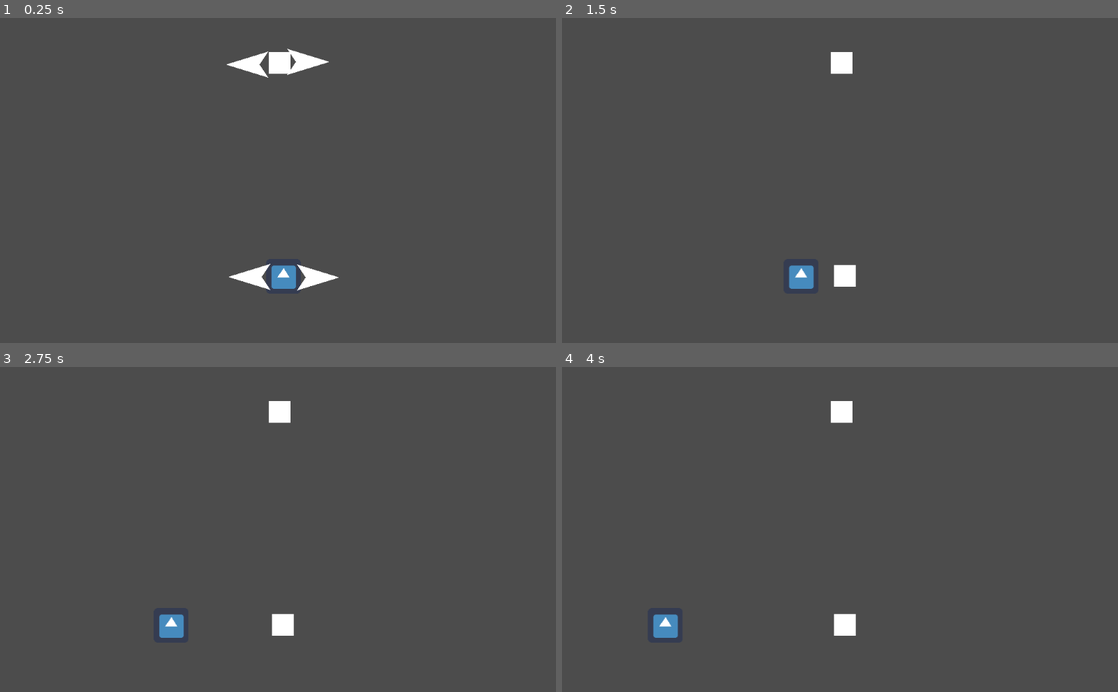
Above: before the commit, frames 1-4 (two rows, left to right).
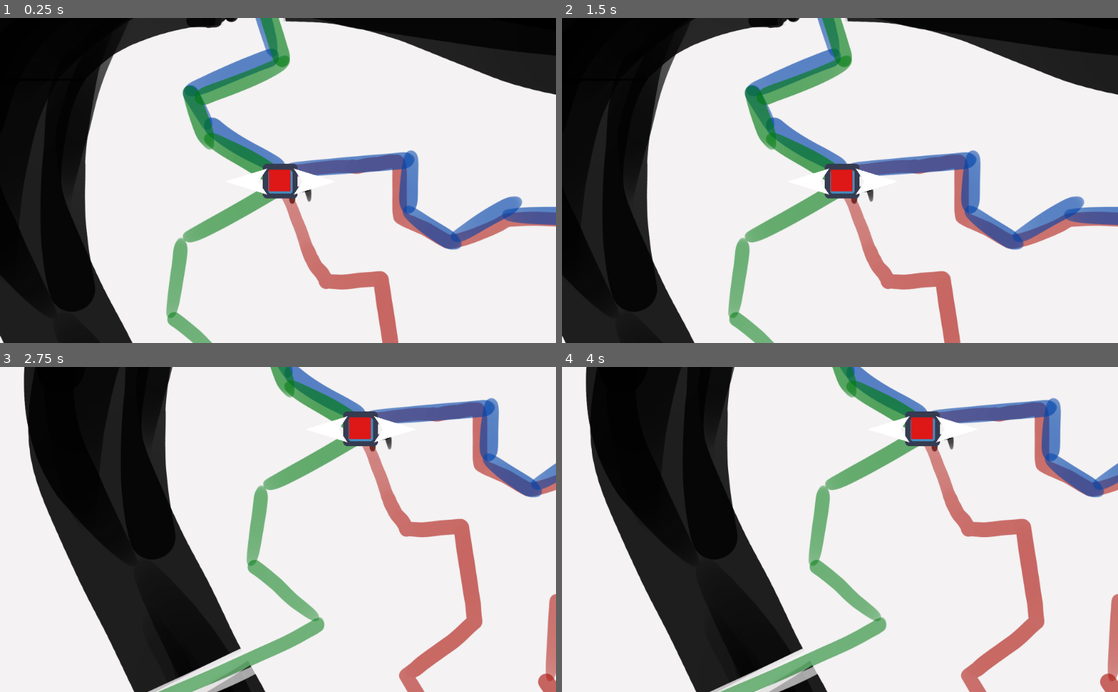
Above: after the commit, the same moments.

Repository: Arttu-Lakkala/Game_Jam_2023
Game: Godot game, scene res://City_Map.tscn
The game is run twice, just before and just after one commit, with the same random seed, the same clock (stepped at 60 frames per second) and the same inputs. Before the commit the project has no main scene; this scene is started directly in both runs. The engine's default icon, where the game draws it, is replaced by a stand-in: a white triangle on a blue panel in a dark square.
Inputs (mouse positions are in pixels of both pictures, inside the frame that each line leads up to):
- Up to frame 1 (0.25 s): no input
- Up to frame 2 (1.5 s): tap Enter at 0.5 s; move the mouse to (789, 278) at 0.52 s; hold Space (Zoom_Out, bound only after the commit) 0.53-1.28 s; click (789, 278) at 0.67 s; move the mouse to (728, 196) at 1.27 s; tap Space (Zoom_Out, bound only after the commit) at 1.35 s; click (728, 196) at 1.42 s
- Up to frame 3 (2.75 s): move the mouse to (333, 458) at 2.02 s; hold Space (Zoom_Out, bound only after the commit) from 2.03 s (still down); click (333, 458) at 2.17 s
- Up to frame 4 (4 s): move the mouse to (812, 594) at 2.77 s; release Space (Zoom_Out, bound only after the commit) at 2.78 s; tap Space (Zoom_Out, bound only after the commit) at 2.85 s; click (812, 594) at 2.92 s; move the mouse to (1006, 578) at 3.52 s; hold Space (Zoom_Out, bound only after the commit) from 3.53 s (still down); click (1006, 578) at 3.67 s

The runs differ from the first frame. In frame 1, 99% of the frame differs, in the area x 0-100%, y 0-100%; in frame 2, 99%; in frame 3, 99%; in frame 4, 99%.

Commit message:
First map draft

Diff:
--- /dev/null
+++ b/Game/Roots & Routes/City_Map.gd
@@ -0,0 +1,20 @@
+extends Node2D
+
+
+# Declare member variables here. Examples:
+# var a = 2
+# var b = "text"
+
+
+# Called when the node enters the scene tree for the first time.
+func _ready():
+	pass # Replace with function body.
+
+
+func _process(delta):
+	if (Input.is_action_pressed("Zoom_Out")):
+		get_node("FullViewCamera").current = true
+	else:
+		get_node("Charachter/PlayerCamera").current = true
+	if(Input.is_action_pressed("Quit")):
+		get_tree().quit()
--- a/Game/Roots & Routes/City_Map.tscn
+++ b/Game/Roots & Routes/City_Map.tscn
@@ -1,47 +1,57 @@
-[gd_scene load_steps=6 format=2]
+[gd_scene load_steps=8 format=2]
 
 [ext_resource path="res://Objects/Location.tscn" type="PackedScene" id=1]
 [ext_resource path="res://Objects/Map_Charachter.tscn" type="PackedScene" id=2]
 [ext_resource path="res://Objects/Route.tscn" type="PackedScene" id=3]
+[ext_resource path="res://City_Map.gd" type="Script" id=4]
+[ext_resource path="res://art/draft_map1.png" type="Texture" id=5]
 
 [sub_resource type="Curve2D" id=1]
 resource_local_to_scene = true
 _data = {
-"points": PoolVector2Array( 0, 0, 0, 0, 0, 3, 0, 0, 0, 0, -473, 3, 0, 0, 0, 0, -473, -390, 0, 0, 0, 0, -2, -390 )
+"points": PoolVector2Array( 0, 0, 0, 0, 0, 3, 53.9716, 57.1464, -53.9716, -57.1464, -473, 3, -66.6708, 55.559, 66.6708, -55.559, -473, -390, 0, 0, 0, 0, -2, -390 )
 }
 
 [sub_resource type="Curve2D" id=2]
 _data = {
-"points": PoolVector2Array( 0, 0, 0, 0, 1, -389, 0, 0, 0, 0, 306, -387, 0, 0, 0, 0, 134, -173, 0, 0, 0, 0, 339, -125, 0, 0, 0, 0, 331, 2, 0, 0, 0, 0, 12, 3 )
+"points": PoolVector2Array( 0, 0, 0, 0, 1, -389, 0, 0, 0, 0, 306, -387, 0, 0, 0, 0, 134, -173, 0, 0, 0, 0, 149, -98, 0, 0, 0, 0, 225, 2, 0, 0, 0, 0, 12, 3 )
 }
 
 [node name="City_Map" type="Node2D"]
+position = Vector2( 533, -366 )
+script = ExtResource( 4 )
+
+[node name="Location2" parent="." instance=ExtResource( 1 )]
+modulate = Color( 0.87451, 0.0941176, 0.0941176, 1 )
+self_modulate = Color( 0.890196, 0.0745098, 0.0745098, 1 )
+position = Vector2( 0, 2 )
+z_index = 2
 
 [node name="Location" parent="." instance=ExtResource( 1 )]
-position = Vector2( 0, 2 )
-
-[node name="Location2" parent="." instance=ExtResource( 1 )]
-position = Vector2( -6, -391 )
+modulate = Color( 0.87451, 0.0941176, 0.0941176, 1 )
+self_modulate = Color( 0.890196, 0.0745098, 0.0745098, 1 )
+position = Vector2( -6, -392 )
+z_index = 2
 
 [node name="Charachter" parent="." instance=ExtResource( 2 )]
 position = Vector2( 4, 3 )
 location = NodePath("../Location")
 move_speed = 100
 
-[node name="Camera2D" type="Camera2D" parent="."]
-position = Vector2( -6, -174 )
+[node name="PlayerCamera" type="Camera2D" parent="Charachter"]
+position = Vector2( -4, -1 )
 current = true
 
 [node name="Route1" parent="." instance=ExtResource( 3 )]
-startPoint = NodePath("../Location")
-endPoint = NodePath("../Location2")
+startPoint = NodePath("../Location2")
+endPoint = NodePath("../Location")
 
 [node name="Path2D" parent="Route1" index="0"]
 curve = SubResource( 1 )
 
 [node name="Route2" parent="." instance=ExtResource( 3 )]
-startPoint = NodePath("../Location2")
-endPoint = NodePath("../Location")
+startPoint = NodePath("../Location")
+endPoint = NodePath("../Location2")
 
 [node name="Path2D" parent="Route2" index="0"]
 curve = SubResource( 2 )
@@ -51,8 +61,17 @@
 rotation = 3.14159
 
 [node name="Endpoint" parent="Route2" index="2"]
-position = Vector2( 107, 5.00002 )
+position = Vector2( 107, 4 )
 rotation = 3.14159
+
+[node name="FullViewCamera" type="Camera2D" parent="."]
+position = Vector2( -148, 189 )
+
+[node name="DraftMap1" type="Sprite" parent="."]
+position = Vector2( -145, -181 )
+scale = Vector2( 0.5, 0.5 )
+z_index = -5
+texture = ExtResource( 5 )
 
 [editable path="Charachter"]
 [editable path="Route1"]
--- a/Game/Roots & Routes/Objects/Route.tscn
+++ b/Game/Roots & Routes/Objects/Route.tscn
@@ -6,13 +6,14 @@
 [sub_resource type="Curve2D" id=1]
 resource_local_to_scene = true
 _data = {
-"points": PoolVector2Array( 0, 0, 0, 0, 0, 3, 0, 0, 0, 0, -473, 3, 0, 0, 0, 0, -473, -390, 0, 0, 0, 0, -2, -390 )
+"points": PoolVector2Array( 0, 0, 0, 0, 0, 3, 131.056, 123.032, -131.056, -123.032, -473, 3, -168.5, 179.199, 168.5, -179.199, -443, -352, 0, 0, 0, 0, -2, -390, 0, 0, 0, 0, 0, 3 )
 }
 
 [node name="Node2D" type="Node2D"]
 script = ExtResource( 2 )
 
 [node name="Path2D" type="Path2D" parent="."]
+modulate = Color( 0.921569, 0.0509804, 0.0509804, 1 )
 position = Vector2( -2, 2 )
 curve = SubResource( 1 )
 
--- a/Game/Roots & Routes/Route.gd
+++ b/Game/Roots & Routes/Route.gd
@@ -6,6 +6,7 @@
 export(NodePath) onready var endPoint = get_node(endPoint) as Node
 
 var map_char
+var toDraw = 1
 
 func _ready():
 	map_char = get_node("/root/City_Map/Charachter")
@@ -14,19 +15,39 @@
 func _on_Endpoint_input_event(viewport, event, shape_idx):
 	if (event is InputEventMouseButton && event.pressed):
 		map_char.getPath(self, true)
+		if (toDraw>0):
+			toDraw =0
 
 
 func _on_StartPoint_input_event(viewport, event, shape_idx):
 	if (event is InputEventMouseButton && event.pressed):
 		map_char.getPath(self, false)
+		if (toDraw>0):
+			toDraw =0
 
 func _check_interactables(playerLocation):
-	print_debug(playerLocation)
 	if (playerLocation == startPoint):
 		get_node("StartPoint").visible = true
+		if (toDraw ==0):
+			_darw_route()
 	else :
 		get_node("StartPoint").visible = false
 	if (playerLocation == endPoint):
 		get_node("Endpoint").visible = true
+		if (toDraw ==0):
+			_darw_route()
 	else :
 		get_node("Endpoint").visible = false
+
+
+#Drawing a line along the path
+func _darw_route():
+	var l := Line2D.new()
+	print_debug("TEST")
+	l.default_color = Color(0,1,0,1)
+	l.width = 5
+	var path = get_node("Path2D")
+	for point in path.curve.get_baked_points():
+		l.add_point(point + path.position)
+	add_child(l)
+	toDraw = -1
--- a/Game/Roots & Routes/project.godot
+++ b/Game/Roots & Routes/project.godot
@@ -8,6 +8,28 @@
 
 config_version=4
 
+[application]
+
+run/main_scene="res://City_Map.tscn"
+
+[display]
+
+window/size/borderless=true
+window/size/fullscreen=true
+
+[input]
+
+Zoom_Out={
+"deadzone": 0.5,
+"events": [ Object(InputEventKey,"resource_local_to_scene":false,"resource_name":"","device":0,"alt":false,"shift":false,"control":false,"meta":false,"command":false,"pressed":false,"scancode":32,"physical_scancode":0,"unicode":0,"echo":false,"script":null)
+ ]
+}
+Quit={
+"deadzone": 0.5,
+"events": [ Object(InputEventKey,"resource_local_to_scene":false,"resource_name":"","device":0,"alt":false,"shift":false,"control":false,"meta":false,"command":false,"pressed":false,"scancode":16777217,"physical_scancode":0,"unicode":0,"echo":false,"script":null)
+ ]
+}
+
 [mono]
 
 project/assembly_name="UnnamedProject"
Binary file added: Game/Roots & Routes/art/draft_map1.png
Not shown, added: Game/Roots & Routes/art/draft_map1.png.import
Not shown, added: Game/Roots & Routes/TestExport.exe
Not shown, added: Game/Roots & Routes/TestExport.pck
